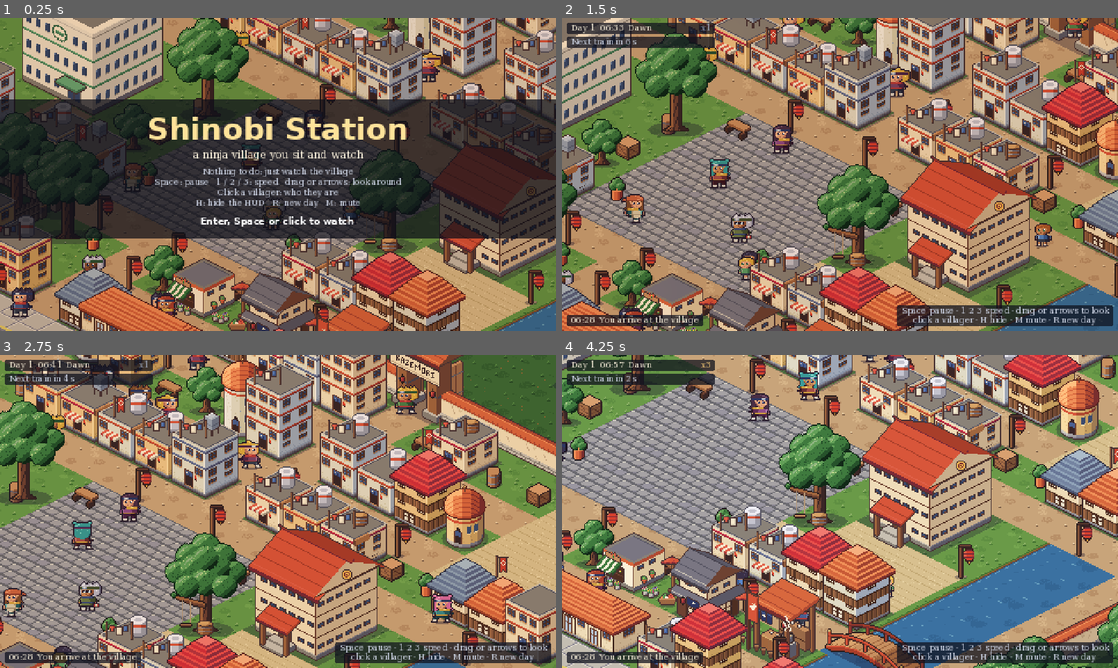
Above: before the commit, frames 1-4 (two rows, left to right).
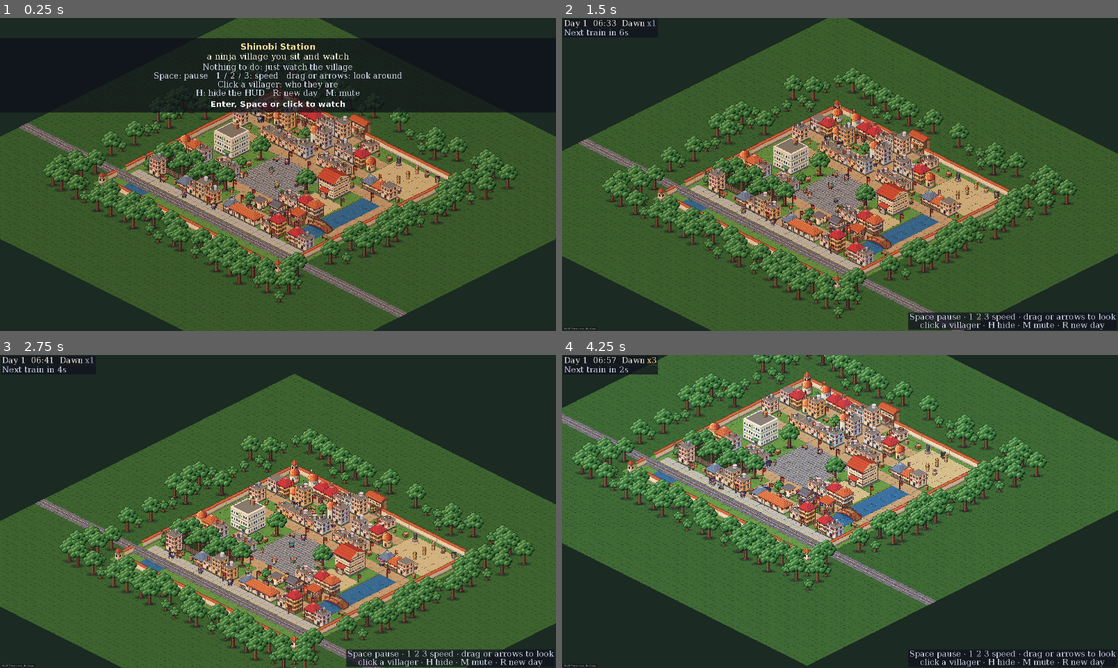
Above: after the commit, the same moments.

Repository: TakeMeGH/godot-city-sim
Game: Godot game, scene res://src/village/village_scene.tscn
Two runs of this game, one before a commit and one after it. Both use one fixed random seed, a clock stepped at 60 frames per second and the inputs below.
Inputs (mouse positions are in pixels of both pictures, inside the frame that each line leads up to):
- Up to frame 1 (0.25 s): no input
- Up to frame 2 (1.5 s): tap A at 0.5, 1.25 s; move the mouse to (962, 158) at 0.52 s; hold Right 0.53-1.25 s; tap H (sim_hud) at 0.6 s; click (962, 158) at 0.67 s; drag from (728, 190) to (812, 237) at 1.27 s
- Up to frame 3 (2.75 s): tap A at 2 s; move the mouse to (333, 442) at 2.02 s; hold Right from 2.03 s (still down); tap 1 (sim_speed_1) at 2.1 s
- Up to frame 4 (4.25 s): release Right at 2.75 s; tap A at 2.75, 3.5 s; drag from (812, 574) to (673, 464) at 2.77 s; move the mouse to (1006, 558) at 3.52 s; hold Left from 3.53 s (still down); tap 3 (sim_speed_3) at 3.6 s

The runs differ from the first frame. In frame 1, 93% of the frame differs, in the area x 0-100%, y 0-100%; in frame 2, 95%; in frame 3, 95%; in frame 4, 96%.

Commit message:
chore: render at 1920x1080 fullscreen with larger HUD text
The viewport moves from 480x270 (window 960x540) to 1920x1080 and the
game starts fullscreen, so HUD text renders sharp instead of scaled up;
HUD and title font sizes are raised to match. The editor's own saves add
uid references to the village scene and TileSet, and the title screen
node is hidden in the editor view.

Story: production/epics/shinobi-station/story-007-idle-controls-and-hud.md

Co-Authored-By: Claude Opus 5.5 <noreply@anthropic.com>

Diff:
--- a/assets/tiles/village_tiles.tres
+++ b/assets/tiles/village_tiles.tres
@@ -1,4 +1,4 @@
-[gd_resource type="TileSet" format=3]
+[gd_resource type="TileSet" format=3 uid="uid://bfkx4thhogrvd"]
 
 [ext_resource type="Texture2D" uid="uid://cqqpwv5ea3xpl" path="res://assets/art/tiles.png" id="1_h4trj"]
 
--- a/project.godot
+++ b/project.godot
@@ -11,9 +11,9 @@
 [application]
 
 config/name="NinjaCitySimulation"
+run/main_scene="res://src/village/village_scene.tscn"
 config/features=PackedStringArray("4.7", "Forward Plus")
 config/icon="res://icon.svg"
-run/main_scene="res://src/village/village_scene.tscn"
 
 [autoload]
 
@@ -21,12 +21,10 @@
 
 [display]
 
-window/size/viewport_width=480
-window/size/viewport_height=270
-window/size/window_width_override=960
-window/size/window_height_override=540
+window/size/viewport_width=1920
+window/size/viewport_height=1080
+window/size/mode=3
 window/stretch/mode="viewport"
-window/stretch/aspect="keep"
 window/stretch/scale_mode="integer"
 
 [editor_plugins]
@@ -39,8 +37,8 @@
 
 [rendering]
 
+textures/canvas_textures/default_texture_filter=0
 rendering_device/driver.windows="d3d12"
-textures/canvas_textures/default_texture_filter=0
+environment/defaults/default_clear_color=Color(0.106, 0.165, 0.133, 1)
 2d/snap/snap_2d_transforms_to_pixel=true
 2d/snap/snap_2d_vertices_to_pixel=true
-environment/defaults/default_clear_color=Color(0.106, 0.165, 0.133, 1)
--- a/src/ui/hud.tscn
+++ b/src/ui/hud.tscn
@@ -1,15 +1,15 @@
-[gd_scene format=3]
+[gd_scene format=3 uid="uid://fswj5yts8wg8"]
 
-[ext_resource type="Script" path="res://src/ui/hud.gd" id="1_hud"]
-[ext_resource type="Theme" path="res://src/ui/hud_theme.tres" id="2_theme"]
-[ext_resource type="Script" path="res://src/ui/villager_label.gd" id="3_label"]
+[ext_resource type="Script" uid="uid://x31dd0p0xg2m" path="res://src/ui/hud.gd" id="1_hud"]
+[ext_resource type="Theme" uid="uid://cfwyxra33pjp0" path="res://src/ui/hud_theme.tres" id="2_theme"]
+[ext_resource type="Script" uid="uid://byg40valjgjdk" path="res://src/ui/villager_label.gd" id="3_label"]
 
-[node name="Hud" type="CanvasLayer"]
+[node name="Hud" type="CanvasLayer" unique_id=1611182826]
 process_mode = 3
 layer = 10
 script = ExtResource("1_hud")
 
-[node name="Root" type="Control" parent="."]
+[node name="Root" type="Control" parent="." unique_id=1979349364]
 layout_mode = 3
 anchors_preset = 15
 anchor_right = 1.0
@@ -19,44 +19,47 @@
 mouse_filter = 2
 theme = ExtResource("2_theme")
 
-[node name="Top" type="VBoxContainer" parent="Root"]
+[node name="Top" type="VBoxContainer" parent="Root" unique_id=1683250157]
 layout_mode = 0
 offset_left = 4.0
 offset_top = 4.0
 mouse_filter = 2
 theme_override_constants/separation = 2
 
-[node name="StatusPanel" type="PanelContainer" parent="Root/Top"]
+[node name="StatusPanel" type="PanelContainer" parent="Root/Top" unique_id=793334508]
 custom_minimum_size = Vector2(128, 0)
 layout_mode = 2
 mouse_filter = 2
 
-[node name="Row" type="HBoxContainer" parent="Root/Top/StatusPanel"]
+[node name="Row" type="HBoxContainer" parent="Root/Top/StatusPanel" unique_id=644317809]
 layout_mode = 2
 mouse_filter = 2
 theme_override_constants/separation = 6
 
-[node name="Clock" type="Label" parent="Root/Top/StatusPanel/Row"]
+[node name="Clock" type="Label" parent="Root/Top/StatusPanel/Row" unique_id=87475165]
 layout_mode = 2
 size_flags_horizontal = 3
+theme_override_font_sizes/font_size = 28
 text = "Day 1  06:28  Dawn"
 
-[node name="Speed" type="Label" parent="Root/Top/StatusPanel/Row"]
+[node name="Speed" type="Label" parent="Root/Top/StatusPanel/Row" unique_id=1799263380]
 layout_mode = 2
 theme_type_variation = &"HudDim"
+theme_override_font_sizes/font_size = 28
 text = "x1"
 horizontal_alignment = 2
 
-[node name="TrainPanel" type="PanelContainer" parent="Root/Top"]
+[node name="TrainPanel" type="PanelContainer" parent="Root/Top" unique_id=1882479370]
 layout_mode = 2
 mouse_filter = 2
 
-[node name="Train" type="Label" parent="Root/Top/TrainPanel"]
+[node name="Train" type="Label" parent="Root/Top/TrainPanel" unique_id=627724729]
 layout_mode = 2
 theme_type_variation = &"HudSoft"
+theme_override_font_sizes/font_size = 28
 text = "Next train in 6s"
 
-[node name="Bottom" type="HBoxContainer" parent="Root"]
+[node name="Bottom" type="HBoxContainer" parent="Root" unique_id=330721036]
 layout_mode = 1
 anchors_preset = 12
 anchor_top = 1.0
@@ -71,7 +74,7 @@
 mouse_filter = 2
 theme_override_constants/separation = 4
 
-[node name="Log" type="VBoxContainer" parent="Root/Bottom"]
+[node name="Log" type="VBoxContainer" parent="Root/Bottom" unique_id=1334702786]
 layout_mode = 2
 size_flags_horizontal = 3
 size_flags_vertical = 8
@@ -79,30 +82,32 @@
 theme_override_constants/separation = 1
 alignment = 2
 
-[node name="Controls" type="PanelContainer" parent="Root/Bottom"]
+[node name="Controls" type="PanelContainer" parent="Root/Bottom" unique_id=408110714]
 layout_mode = 2
 size_flags_horizontal = 8
 size_flags_vertical = 8
 mouse_filter = 2
 
-[node name="Lines" type="VBoxContainer" parent="Root/Bottom/Controls"]
+[node name="Lines" type="VBoxContainer" parent="Root/Bottom/Controls" unique_id=1766769093]
 layout_mode = 2
 mouse_filter = 2
 theme_override_constants/separation = 0
 
-[node name="Line1" type="Label" parent="Root/Bottom/Controls/Lines"]
+[node name="Line1" type="Label" parent="Root/Bottom/Controls/Lines" unique_id=893507708]
 layout_mode = 2
 theme_type_variation = &"HudSoft"
+theme_override_font_sizes/font_size = 28
 text = "Space pause · 1 2 3 speed · drag or arrows to look"
 horizontal_alignment = 1
 
-[node name="Line2" type="Label" parent="Root/Bottom/Controls/Lines"]
+[node name="Line2" type="Label" parent="Root/Bottom/Controls/Lines" unique_id=1538243839]
 layout_mode = 2
 theme_type_variation = &"HudSoft"
+theme_override_font_sizes/font_size = 28
 text = "click a villager · H hide · M mute · R new day"
 horizontal_alignment = 1
 
-[node name="PausePanel" type="CenterContainer" parent="."]
+[node name="PausePanel" type="CenterContainer" parent="." unique_id=1325792194]
 visible = false
 anchors_preset = 15
 anchor_right = 1.0
@@ -112,19 +117,19 @@
 mouse_filter = 2
 theme = ExtResource("2_theme")
 
-[node name="Panel" type="PanelContainer" parent="PausePanel"]
+[node name="Panel" type="PanelContainer" parent="PausePanel" unique_id=2134344092]
 custom_minimum_size = Vector2(120, 32)
 layout_mode = 2
 mouse_filter = 2
 theme_type_variation = &"StrongPanel"
 
-[node name="Box" type="VBoxContainer" parent="PausePanel/Panel"]
+[node name="Box" type="VBoxContainer" parent="PausePanel/Panel" unique_id=133560369]
 layout_mode = 2
 mouse_filter = 2
 theme_override_constants/separation = 0
 alignment = 1
 
-[node name="Title" type="Label" parent="PausePanel/Panel/Box"]
+[node name="Title" type="Label" parent="PausePanel/Panel/Box" unique_id=1945615542]
 layout_mode = 2
 theme_type_variation = &"BoldLabel"
 theme_override_colors/font_color = Color(1, 0.89, 0.604, 1)
@@ -132,19 +137,19 @@
 text = "Paused"
 horizontal_alignment = 1
 
-[node name="Hint" type="Label" parent="PausePanel/Panel/Box"]
+[node name="Hint" type="Label" parent="PausePanel/Panel/Box" unique_id=2003937477]
 layout_mode = 2
 theme_type_variation = &"HudSoft"
 text = "Space to carry on"
 horizontal_alignment = 1
 
-[node name="VillagerLabel" type="PanelContainer" parent="."]
+[node name="VillagerLabel" type="PanelContainer" parent="." unique_id=1719230905]
 visible = false
 mouse_filter = 2
 theme = ExtResource("2_theme")
 theme_type_variation = &"StrongPanel"
 script = ExtResource("3_label")
 
-[node name="Text" type="Label" parent="VillagerLabel"]
+[node name="Text" type="Label" parent="VillagerLabel" unique_id=1558305964]
 layout_mode = 2
 theme_type_variation = &"HudGold"
--- a/src/ui/title_screen.tscn
+++ b/src/ui/title_screen.tscn
@@ -1,25 +1,24 @@
-[gd_scene format=3]
+[gd_scene format=3 uid="uid://cm33oiey7p5y0"]
 
-[ext_resource type="Script" path="res://src/ui/title_screen.gd" id="1_title"]
-[ext_resource type="Theme" path="res://src/ui/hud_theme.tres" id="2_theme"]
+[ext_resource type="Script" uid="uid://by1vcewkew4o" path="res://src/ui/title_screen.gd" id="1_title"]
+[ext_resource type="Theme" uid="uid://cfwyxra33pjp0" path="res://src/ui/hud_theme.tres" id="2_theme"]
 
-[node name="TitleScreen" type="CanvasLayer"]
+[node name="TitleScreen" type="CanvasLayer" unique_id=74777262]
 process_mode = 3
 layer = 20
-visible = false
 script = ExtResource("1_title")
 
-[node name="Band" type="ColorRect" parent="."]
+[node name="Band" type="ColorRect" parent="." unique_id=2147131882]
 anchors_preset = 10
 anchor_right = 1.0
 offset_top = 70.0
-offset_bottom = 190.0
+offset_bottom = 326.0
 grow_horizontal = 2
 mouse_filter = 2
 theme = ExtResource("2_theme")
 color = Color(0.047, 0.055, 0.094, 0.72)
 
-[node name="Box" type="VBoxContainer" parent="Band"]
+[node name="Box" type="VBoxContainer" parent="Band" unique_id=2098196974]
 layout_mode = 1
 anchors_preset = 15
 anchor_right = 1.0
@@ -30,58 +29,62 @@
 theme_override_constants/separation = 1
 alignment = 1
 
-[node name="Name" type="Label" parent="Band/Box"]
+[node name="Name" type="Label" parent="Band/Box" unique_id=1962545227]
 layout_mode = 2
 theme_type_variation = &"BoldLabel"
 theme_override_colors/font_color = Color(1, 0.89, 0.604, 1)
-theme_override_font_sizes/font_size = 26
+theme_override_font_sizes/font_size = 30
 text = "Shinobi Station"
 horizontal_alignment = 1
 
-[node name="Tagline" type="Label" parent="Band/Box"]
+[node name="Tagline" type="Label" parent="Band/Box" unique_id=1992534732]
 layout_mode = 2
-theme_override_font_sizes/font_size = 9
+theme_override_font_sizes/font_size = 30
 text = "a ninja village you sit and watch"
 horizontal_alignment = 1
 
-[node name="GapTop" type="Control" parent="Band/Box"]
+[node name="GapTop" type="Control" parent="Band/Box" unique_id=1412737041]
 custom_minimum_size = Vector2(0, 4)
 layout_mode = 2
 mouse_filter = 2
 
-[node name="Controls1" type="Label" parent="Band/Box"]
+[node name="Controls1" type="Label" parent="Band/Box" unique_id=1565791685]
 layout_mode = 2
 theme_type_variation = &"HudSoft"
+theme_override_font_sizes/font_size = 28
 text = "Nothing to do: just watch the village"
 horizontal_alignment = 1
 
-[node name="Controls2" type="Label" parent="Band/Box"]
+[node name="Controls2" type="Label" parent="Band/Box" unique_id=1110031378]
 layout_mode = 2
 theme_type_variation = &"HudSoft"
+theme_override_font_sizes/font_size = 28
 text = "Space: pause   1 / 2 / 3: speed   drag or arrows: look around"
 horizontal_alignment = 1
 
-[node name="Controls3" type="Label" parent="Band/Box"]
+[node name="Controls3" type="Label" parent="Band/Box" unique_id=193075095]
 layout_mode = 2
 theme_type_variation = &"HudSoft"
+theme_override_font_sizes/font_size = 28
 text = "Click a villager: who they are"
 horizontal_alignment = 1
 
-[node name="Controls4" type="Label" parent="Band/Box"]
+[node name="Controls4" type="Label" parent="Band/Box" unique_id=510741602]
 layout_mode = 2
 theme_type_variation = &"HudSoft"
+theme_override_font_sizes/font_size = 28
 text = "H: hide the HUD   R: new day   M: mute"
 horizontal_alignment = 1
 
-[node name="GapBottom" type="Control" parent="Band/Box"]
+[node name="GapBottom" type="Control" parent="Band/Box" unique_id=59901548]
 custom_minimum_size = Vector2(0, 4)
 layout_mode = 2
 mouse_filter = 2
 
-[node name="Prompt" type="Label" parent="Band/Box"]
+[node name="Prompt" type="Label" parent="Band/Box" unique_id=894387037]
 layout_mode = 2
 theme_type_variation = &"BoldLabel"
 theme_override_colors/font_color = Color(1, 1, 1, 1)
-theme_override_font_sizes/font_size = 8
+theme_override_font_sizes/font_size = 28
 text = "Enter, Space or click to watch"
 horizontal_alignment = 1
--- a/src/village/village_scene.tscn
+++ b/src/village/village_scene.tscn
@@ -2190,3 +2190,4 @@
 kid_tag = NodePath("../KidTag")
 
 [node name="TitleScreen" parent="." unique_id=1796489171 instance=ExtResource("14_title")]
+visible = false
Not shown: 2 places in src/village/village_scene.tscn that only renumber resources
